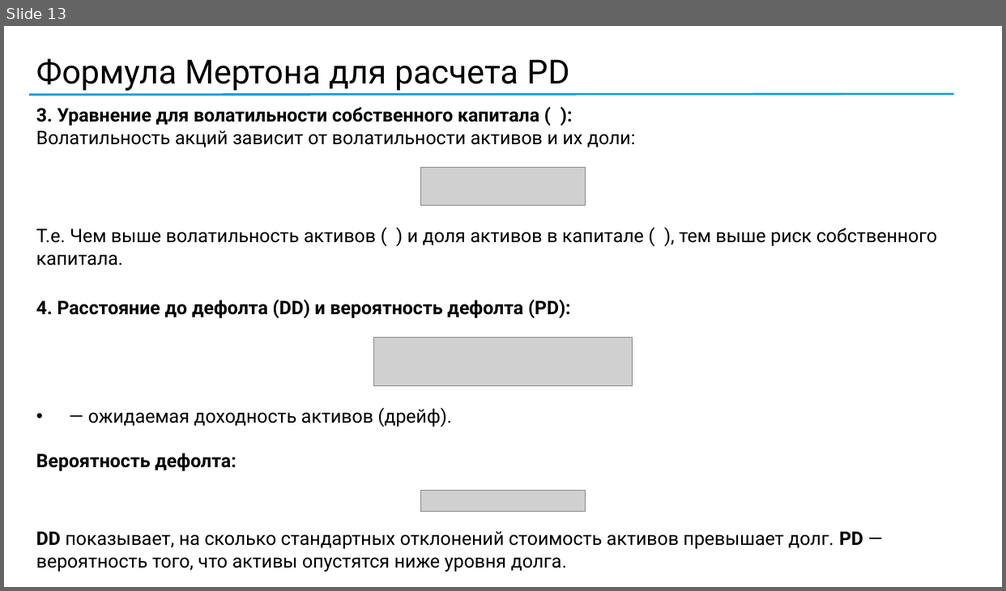
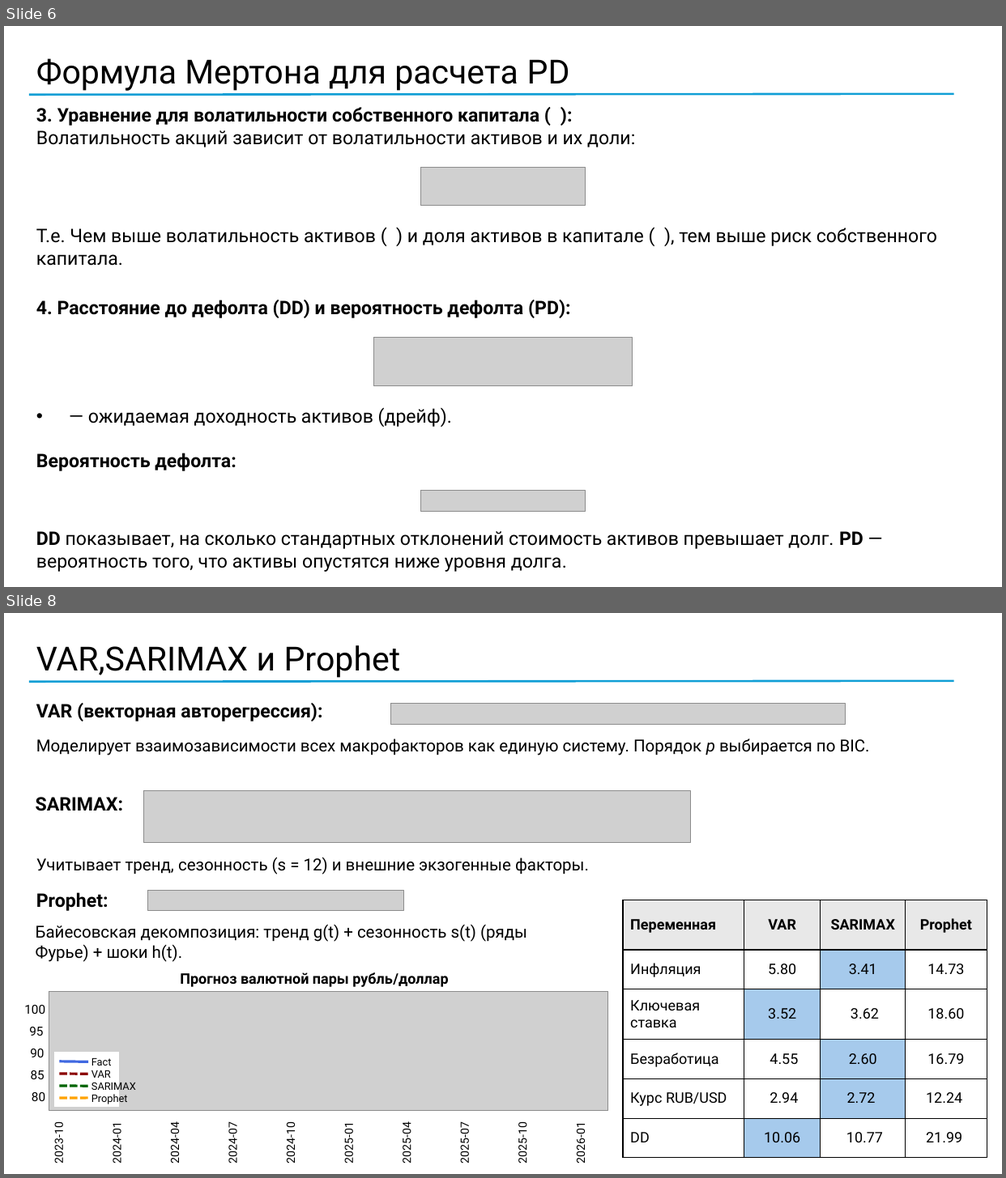
Before and after one commit to MaximKiryakin/Diploma, a slide deck: masters/presentation/presentation.pptx. Shown one above the other, each under a label of ours: slide 13 before the commit, slides 6 and 8 after it; the slides between them are not shown. The pictures are 1006x591 and 1006x1178 pixels, drawn with LibreOffice and Linux fonts; fonts in the diff are those of the drawing; grey boxes stand for pictures; background and template pictures are left out. Boxes give left, top, right and bottom in pixels: in the first picture for what was removed or moved away, otherwise in the second. Text is boxed around its words. In the diff, an @@ line names an element or a change of style, - is before the commit and + after.

```diff
--- a/masters/presentation/presentation.pptx
+++ b/masters/presentation/presentation.pptx
@@ slide 8 added at (4,613,1002,1174), background #FFFFFF @@
@@ text added at (36,645,401,678), 32 pt, text #000000 @@
+VAR,SARIMAX и Prophet
@@ line added from (954, 681) to (28, 682), #0F9ED5 2 pt @@
@@ text added at (36,703,322,722), 18 pt, text #000000, bold @@
+VAR (векторная авторегрессия):
@@ picture added at (390,704,845,725) @@
@@ text added at (36,739,870,756), 16 pt, text #000000 @@
+Моделирует взаимозависимости всех макрофакторов как единую систему. Порядок p выбирается по BIC.
@@ text added at (36,797,123,811), 18 pt, text #000000, bold @@
+SARIMAX:
@@ picture added at (144,791,691,844) @@
@@ text added at (36,857,589,875), 16 pt, text #000000 @@
+Учитывает тренд, сезонность (s = 12) и внешние экзогенные факторы.
@@ text added at (36,892,108,911), 18 pt, text #000000, bold @@
+Prophet:
@@ picture added at (147,890,404,911) @@
@@ table added at (623,900,987,1158), 6 rows, 4 columns @@
+Переменная | VAR | SARIMAX | Prophet
+Инфляция | 5.80 | 3.41 | 14.73
+Ключевая ставка | 3.52 | 3.62 | 18.60
+Безработица | 4.55 | 2.60 | 16.79
+Курс RUB/USD | 2.94 | 2.72 | 12.24
+DD | 10.06 | 10.77 | 21.99
@@ text added at (36,924,527,962), 16 pt, text #000000 @@
+Байесовская декомпозиция: тренд g(t) + сезонность s(t) (ряды Фурье) + шоки h(t).
@@ rectangle added at (55,1053,117,1106), fill #FFFFFF, outline #FFFFFF 1.5 pt @@
@@ group added at (59,1059,136,1105): 4 texts, 4 lines @@
+Fact
+VAR
+SARIMAX
+Prophet
@@ group added at (24,973,607,1164): 16 texts, 1 picture @@
+Прогноз валютной пары рубль/доллар
+100
+95
+90
+85
+80
+2023-10
+2024-01
+2024-04
+2024-07
+2024-10
+2025-01
+2025-04
+2025-07
+2025-10
+2026-01
@@ what was slide 13 is now slide 6 @@
```
Also in this commit, not shown: 1 slide changed, 6 other slides added, 1 slide removed.
